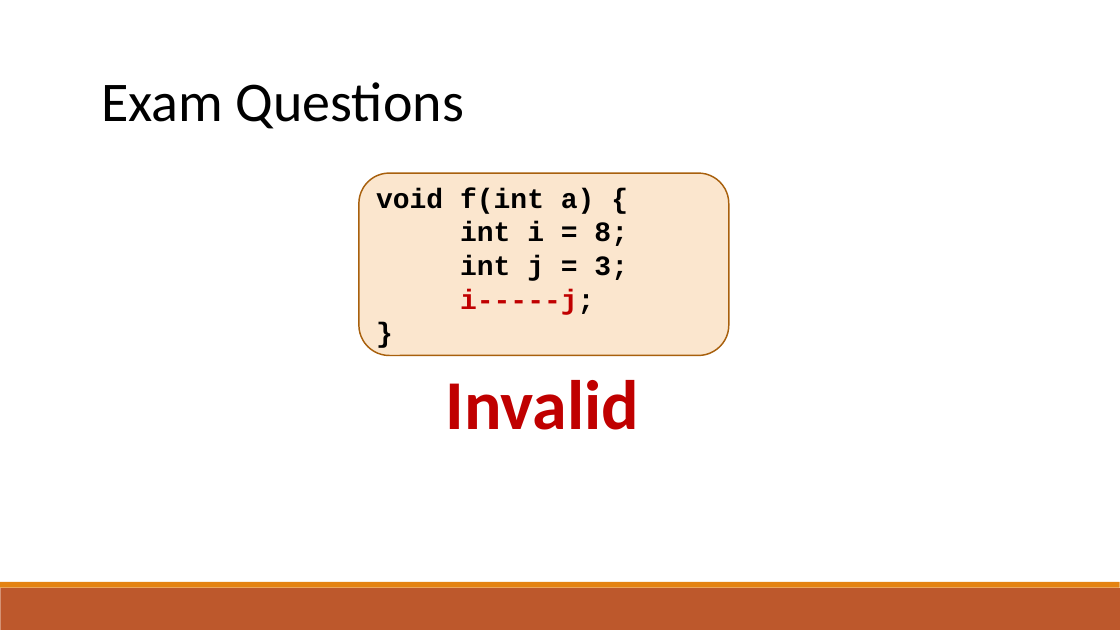
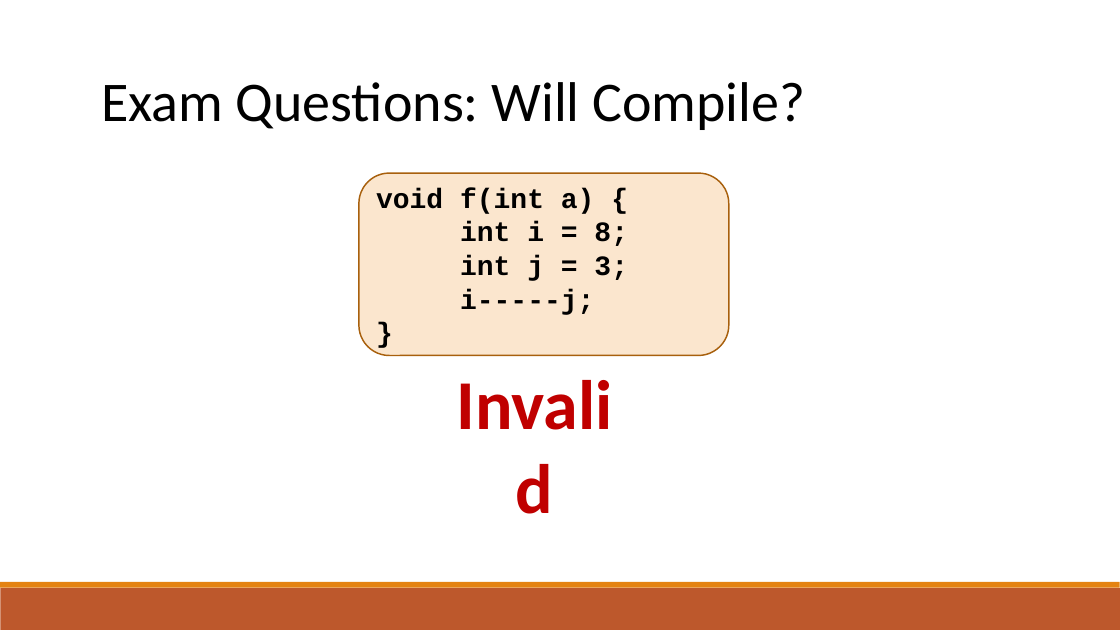
Before and after one commit to raghadzeidan/COMPILATION_TAU_FOR_STUDENTS, a slide deck: slide 121 of new_slides/lexical_analysis.pptx (slide 98 before the commit). Drawn at 1120x630 pixels with LibreOffice and Linux fonts; fonts in the diff are those of the drawing. Boxes give left, top, right and bottom in pixels: in the first picture for what was removed or moved away, otherwise in the second. Text is boxed around its words. In the diff, an @@ line names an element or a change of style, - is before the commit and + after.

```diff
--- a/new_slides/lexical_analysis.pptx
+++ b/new_slides/lexical_analysis.pptx
@@ text at (101, 82, 805, 130): text changed @@
-Exam Questions
+Exam Questions: Will Compile?
@@ text in rounded rectangle at (460, 289, 594, 315): text colour #C00000 to #000000 in "i-----j;" @@
@@ text "Invalid" rewrapped from (445, 380, 639, 430) to (431, 355, 638, 534) @@
```
Also in this commit, not shown: 17 other slides changed, 23 slides added, 1 other file.
